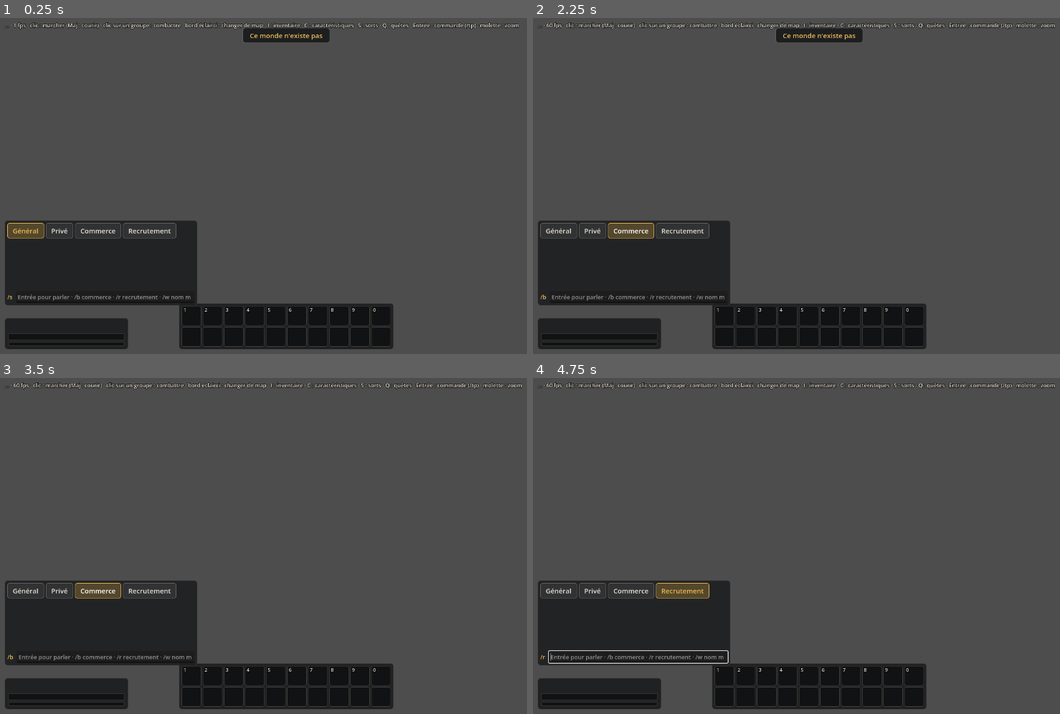
Above: before the commit, frames 1-4 (two rows, left to right).
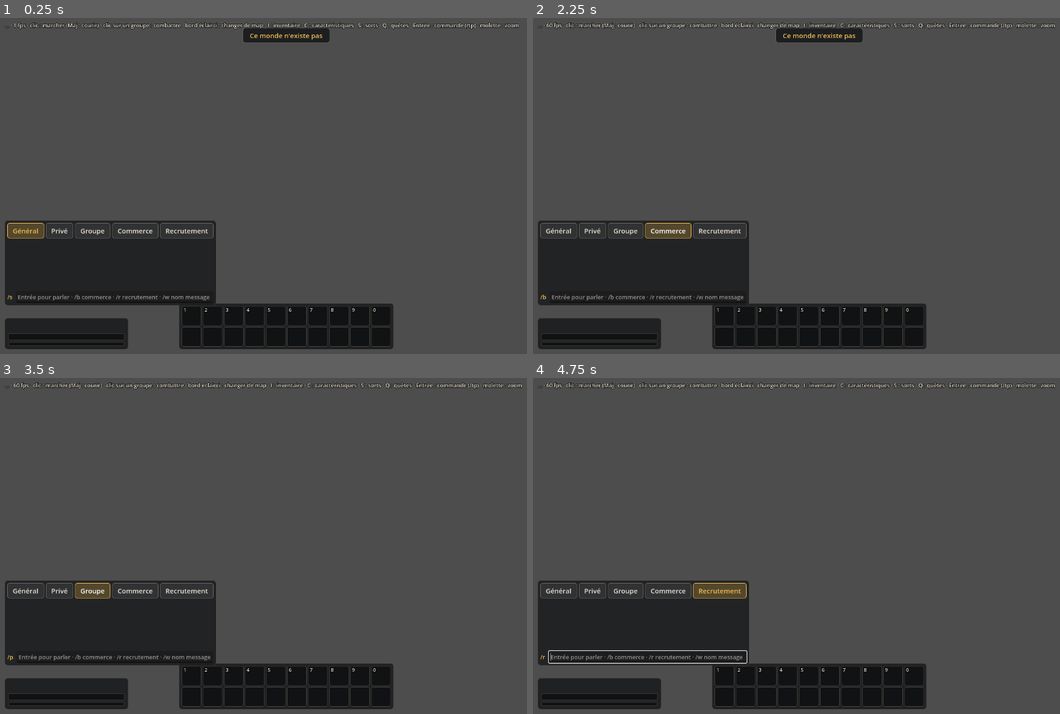
Above: after the commit, the same moments.

Repository: meakitfed/SuperDofus
Game: Godot game, scene res://scenes/client/client.tscn
Two runs of this game, one before a commit and one after it. Both use one fixed random seed, a clock stepped at 60 frames per second and the inputs below. This scene is started directly instead of the project's main scene.
Inputs (mouse positions are in pixels of both pictures, inside the frame that each line leads up to):
- Up to frame 1 (0.25 s): no input
- Up to frame 2 (2.25 s): click "Général" at 0.5 s; click "Privé" at 1.25 s; click "Commerce" at 2 s
- Up to frame 3 (3.5 s): click (94, 589) at 2.75 s, where only the run after the commit has a clickable "Groupe"
- Up to frame 4 (4.75 s): click "Recrutement" at 3.5 s; tap Enter at 4.25 s; drag from (722, 677) to (875, 455) at 4.27 s

The runs differ from the first frame. In frame 1, 1.1% of the frame differs, in the area x 15-41%, y 60-86%; in frame 2, 1.6%, in the area x 14-41%, y 60-86%; in frame 3, 1.2%; in frame 4, 1.5%.

Commit message:
P3.02b (canal groupe, liens d'objets) et correctif : le solo ignore le cache d'un monde telecharge
Co-Authored-By: Claude Sonnet 5.5 <noreply@anthropic.com>

Diff:
--- a/game/src/client/chat_panel.gd
+++ b/game/src/client/chat_panel.gd
@@ -156,6 +156,8 @@
 ## "[heure] Alice : salut", "De Bob : salut", "À Bob : salut" with the colour of the channel.
 static func line_for(ev: Dictionary, me_name: String) -> String:
 	var text := str(ev["text"]).replace("[", "[lb]") # a player's text never becomes BBCode
+	for id: Variant in ev.get("links", []): # {item:id} -> the item's name (P3.02b)
+		text = text.replace("{item:%d}" % int(id), "[lb]%s]" % item_name(int(id)))
 	var who := str(ev["from"])
 	var head := who
 	if str(ev["channel"]) == Chat.PRIVATE:
@@ -163,8 +165,14 @@
 	return "[color=#%s]%s : %s[/color]" % [channel_color(str(ev["channel"])).to_html(false), head, text]
 
 
+static func item_name(id: int) -> String:
+	return DofusI18n.text(int(GameData.item(id).get("nameId", 0)), "#%d" % id)
+
+
 static func channel_color(channel: String) -> Color:
 	match channel:
+		Chat.GROUP:
+			return UiStyle.GOLD
 		Chat.PRIVATE:
 			return UiStyle.XP
 		Chat.COMMERCE:
--- a/game/src/client/client_session.gd
+++ b/game/src/client/client_session.gd
@@ -73,7 +73,7 @@
 
 
 func _ready() -> void:
-	ContentSource.use_world(content_id if content_id != "" else world_id) # the world's data and assets: its downloaded cache, else res://
+	ContentSource.use_world(content_id if content_id != "" else world_id if backend is NetBackend else "") # server: its cache; solo: res:// (the sim needs the maps, absent from a cache)
 	# draw order: map background < ground overlays < (map sortables + entities, y-sorted) < map foreground
 	_dofus_map = DofusMapNode.new()
 	add_child(_dofus_map)
--- a/game/src/shared/chat.gd
+++ b/game/src/shared/chat.gd
@@ -22,14 +22,14 @@
 ## channel -> chatchannels.id (shortcuts and names come from the table, see shortcut / name_id)
 const IDS := {GENERAL: 0, TEAM: 1, GUILD: 2, ALLIANCE: 3, GROUP: 4, COMMERCE: 5, RECRUITMENT: 6, PRIVATE: 9}
 ## channels the sim delivers today
-const AVAILABLE := [GENERAL, TEAM, COMMERCE, RECRUITMENT, PRIVATE]
+const AVAILABLE := [GENERAL, TEAM, GROUP, COMMERCE, RECRUITMENT, PRIVATE]
 ## French names when the client texts (i18n) are not loaded
 const FR_NAMES := {GENERAL: "Général", TEAM: "Équipe", GUILD: "Guilde", ALLIANCE: "Alliance", GROUP: "Groupe",
 		COMMERCE: "Commerce", RECRUITMENT: "Recrutement", PRIVATE: "Privé"}
 ## the shortcuts of chatchannels, used when the table is not loaded
 const SHORTCUTS := {GENERAL: "/s", TEAM: "/t", GUILD: "/g", ALLIANCE: "/a", GROUP: "/p", COMMERCE: "/b", RECRUITMENT: "/r", PRIVATE: "/w"}
 ## the tabs of the chat window, in order
-const TABS := [GENERAL, PRIVATE, COMMERCE, RECRUITMENT]
+const TABS := [GENERAL, PRIVATE, GROUP, COMMERCE, RECRUITMENT]
 
 ## APPROX(P3.02): no flood constant in the Dofus data (constants / chatchannels). Values
 ## are ours: at most `count` messages per `window_ms` on the open channels, one per
@@ -127,9 +127,23 @@
 	return history.filter(func(t: int) -> bool: return now - t < int(rule["window_ms"]))
 
 
-## The chat_msg event (`to` = the recipient's name, private only).
-static func message(channel: String, from: String, from_id: int, text: String, now: int, to := "") -> Dictionary:
+## Item links (P3.02b): `{item:683}` in a text. The ids found, in order, once each (unchecked).
+static func link_ids(text: String) -> Array:
+	var out: Array = []
+	var re := RegEx.create_from_string("\\{item:(\\d{1,9})\\}")
+	for m in re.search_all(text):
+		var id := int(m.get_string(1))
+		if not id in out:
+			out.append(id)
+	return out
+
+
+## The chat_msg event (`to` = the recipient's name, private only; `links` = the item ids of the
+## `{item:id}` links of the text that exist, P3.02b).
+static func message(channel: String, from: String, from_id: int, text: String, now: int, to := "", links := []) -> Dictionary:
 	var msg := {"t": Protocol.CHAT_MSG, "channel": channel, "from": from, "from_id": from_id, "text": text, "at": now}
 	if to != "":
 		msg["to"] = to
+	if not links.is_empty():
+		msg["links"] = links
 	return msg
--- a/game/src/shared/protocol.gd
+++ b/game/src/shared/protocol.gd
@@ -327,7 +327,7 @@
 	LOGIN_OK: [S2C, "Connecté : `token` aléatoire de session (exigé par l'API de contenu), `role` (player ou gm), `login` normalisé", {"token": "str", "role": "str", "login": "str"}],
 	LOGIN_ERROR: [S2C, "Connexion ou création de compte refusée : `code` (bad_credentials, login_taken, bad_login, already_connected, registration_closed, too_many_attempts)", {"code": "str", "cmd": "str"}],
 	CHAT_SEND: [C2S, "Chat (P3.02) : `text` sur le canal `channel` (general, commerce, recruitment, private + `to` = nom d …(345 unchanged characters)…
-	CHAT_MSG: [S2C, "Un message de chat : `channel`, `from` (no …(156 unchanged characters)… yé aussi à l'expéditeur (écho « À X : »)", {"channel": "str", "from": "str", "from_id": "int", "text": "str", "at": "int", "to": "str?"}],
+	CHAT_MSG: [S2C, "Un message de chat : `channel`, `from` (no …(156 unchanged characters)… yé aussi à l'expéditeur (écho « À X : ») ; `links` : ids des objets existants cités par `{item:id}` dans le texte (P3.02b) ; canal `group` : les membres du groupe de l'expéditeur", {"channel": "str", "from": "str", "from_id": "int", "text": "str", "at": "int", "to": "str?", "links": "array?"}],
 	PONG: [S2C, "Réponse à ping : `t0` renvoyé, `server_ms` = heure de jeu du serveur (celle des `t0` de déplacement) au moment de la réponse", {"t0": "int", "server_ms": "int"}],
 	ERROR: [S2C, "Commande refusée ; `ref` = seq de la commande", {"code": "str", "msg": "str", "cmd": "str", "ref": "int?"}],
 	PLAYER_STATS: [S2C, "Le personnage (après welcome, combat, boost, grimoire, objet utilisé)", {"stats": "dict"}],
--- a/game/src/sim/world_chat.gd
+++ b/game/src/sim/world_chat.gd
@@ -47,7 +47,8 @@
 		return
 	history.append(sim.now)
 	p.chat_sent[bucket] = history
-	var msg := Chat.message(channel, p.name, p.id, text, sim.now, to)
+	var links: Array = Chat.link_ids(text).filter(func(id: int) -> bool: return not GameData.item(id).is_empty())
+	var msg := Chat.message(channel, p.name, p.id, text, sim.now, to, links)
 	if channel == Chat.PRIVATE:
 		p.outbox.append(msg) # the echo "À Bob : …"
 	for r: PlayerActor in recipients:
@@ -84,6 +85,13 @@
 			for q: PlayerActor in sim.players.values():
 				if q.fight_id == p.fight_id:
 					out.append(q)
+		Chat.GROUP: # P3.03: the members of the speaker's party
+			var party := sim.party.party_of(p.name)
+			if party == null:
+				return Protocol.E_CHANNEL_UNAVAILABLE
+			for q: PlayerActor in sim.players.values():
+				if party.has(q.name):
+					out.append(q)
 		_: # commerce, recruitment: the whole world
 			out.append_array(sim.players.values())
 	return ""
--- a/game/tests/test_chat.gd
+++ b/game/tests/test_chat.gd
@@ -152,17 +152,52 @@
 	var a: Players.Conn = t[0]
 	var b: Players.Conn = t[1]
 	a.send(Protocol.chat_send(Chat.GUILD, "salut la guilde"))
+	a.send(Protocol.chat_send(Chat.ALLIANCE, "x"))
 	a.send(Protocol.chat_send("nonsense", "x"))
 	a.send(Protocol.chat_send(Chat.GENERAL, "/zzz hello"))
 	a.send(Protocol.chat_send(Chat.GENERAL, "/b")) # nothing to say: ignored
 	a.send(Protocol.chat_send(Chat.GENERAL, "   "))
 	Players._run(t, 0.1)
 	var codes: Array = a.take(Protocol.ERROR).map(func(e: Dictionary) -> String: return str(e["code"]))
-	eq(codes, [Protocol.E_CHANNEL_UNAVAILABLE, Protocol.E_CHANNEL_UNAVAILABLE, Protocol.E_UNKNOWN_COMMAND], "guild waits for its lot; the typo is not sent to everyone")
+	eq(codes, [Protocol.E_CHANNEL_UNAVAILABLE, Protocol.E_CHANNEL_UNAVAILABLE, Protocol.E_CHANNEL_UNAVAILABLE, Protocol.E_UNKNOWN_COMMAND], "guild waits for its lot; the typo is not sent to everyone")
 	eq(_msgs(b).size(), 0, "nothing was said")
 	a.send(Protocol.chat_send(Chat.TEAM, "team ?"))
 	Players._run(t, 0.1)
 	eq(str(a.take(Protocol.ERROR)[0]["code"]), Protocol.E_NOT_IN_FIGHT, "the team channel is the fight's")
+
+
+func test_group_channel_reaches_the_party_only() -> void:
+	var t := _trio()
+	var a: Players.Conn = t[0]
+	var b: Players.Conn = t[1]
+	var c: Players.Conn = t[2]
+	a.send(Protocol.chat_send(Chat.GROUP, "seul"))
+	Players._run(t, 0.1)
+	eq(str(a.take(Protocol.ERROR)[0]["code"]), Protocol.E_CHANNEL_UNAVAILABLE, "no party, no group channel")
+	a.send(ProtocolParty.invite(b.player().name))
+	Players._run(t, 0.1)
+	b.send(ProtocolParty.accept(a.player().name))
+	Players._run(t, 0.1)
+	for conn: Players.Conn in t:
+		conn.events.clear()
+	b.send(Protocol.chat_send(Chat.GENERAL, "/p en route"))
+	Players._run(t, 0.1)
+	eq(_msgs(a).map(func(m: Dictionary) -> String: return str(m["text"])), ["en route"], "the leader hears the member")
+	eq(_msgs(b).size(), 1, "the speaker gets his own line")
+	eq(_msgs(c).size(), 0, "Carol is not in the party")
+
+
+func test_item_links_are_checked() -> void:
+	eq(Chat.link_ids("{item:683} et {item:683} puis {item:12}"), [683, 12])
+	var t := _trio()
+	var a: Players.Conn = t[0]
+	var b: Players.Conn = t[1]
+	var known := int(GameData.item_ids()[0])
+	a.send(Protocol.chat_send(Chat.GENERAL, "regarde {item:%d} et {item:999999999}" % known))
+	Players._run(t, 0.1)
+	var msg: Dictionary = _msgs(b)[0]
+	eq((msg["links"] as Array).map(func(x: Variant) -> int: return int(x)), [known], "only the item that exists is a link")
+	check(Protocol.validate(msg, Protocol.S2C) == "", "the message is valid")
 
 
 func test_anti_flood() -> void:
--- /dev/null
+++ b/game/tests/test_solo_ignores_cache.gd
@@ -0,0 +1,34 @@
+## Regression (C.02): a world downloaded from a server (cache with a manifest) must not hide the
+## world's files in solo play: the cache holds no maps (server_only), so the sim found none
+## ("no_start_map", an empty grey screen). A standalone ClientSession reads res://.
+extends TestCase
+
+const BASE := "user://test_solo_cache"
+
+
+func test_a_standalone_session_ignores_the_cache_of_its_world() -> void:
+	var dir := ProjectSettings.globalize_path(BASE + "/duo")
+	DirAccess.make_dir_recursive_absolute(dir)
+	var f := FileAccess.open(dir + "/manifest.json", FileAccess.WRITE)
+	f.store_string("{}")
+	f.close()
+	ContentSource.set_cache_base(BASE)
+	ContentSource.use_world("duo")
+	check(ContentSource.using_cache(), "the cache is ready (the situation of a player who joined a server)")
+	var b := LocalBackend.new()
+	b.server = LocalServer.new()
+	var s := ClientSession.new()
+	s.world_id = "duo"
+	s.player_name = "Solo"
+	s.persistent = false
+	s.backend = b
+	var tree := Engine.get_meta("test_tree") as SceneTree
+	tree.root.add_child(s)
+	check(not ContentSource.using_cache(), "solo: res://, not the cache")
+	s.backend = null
+	tree.root.remove_child(s)
+	s.free()
+	ContentSource.use_dev()
+	ContentSource.set_cache_base("")
+	DirAccess.remove_absolute(dir + "/manifest.json")
+	DirAccess.remove_absolute(dir)
Not shown, added: game/tests/test_solo_ignores_cache.gd.uid
Not shown, changed: docs/PROTOCOL.md
Not shown, changed: docs/ROADMAP.md
Not shown, changed: docs/RULES_SOURCES.md
